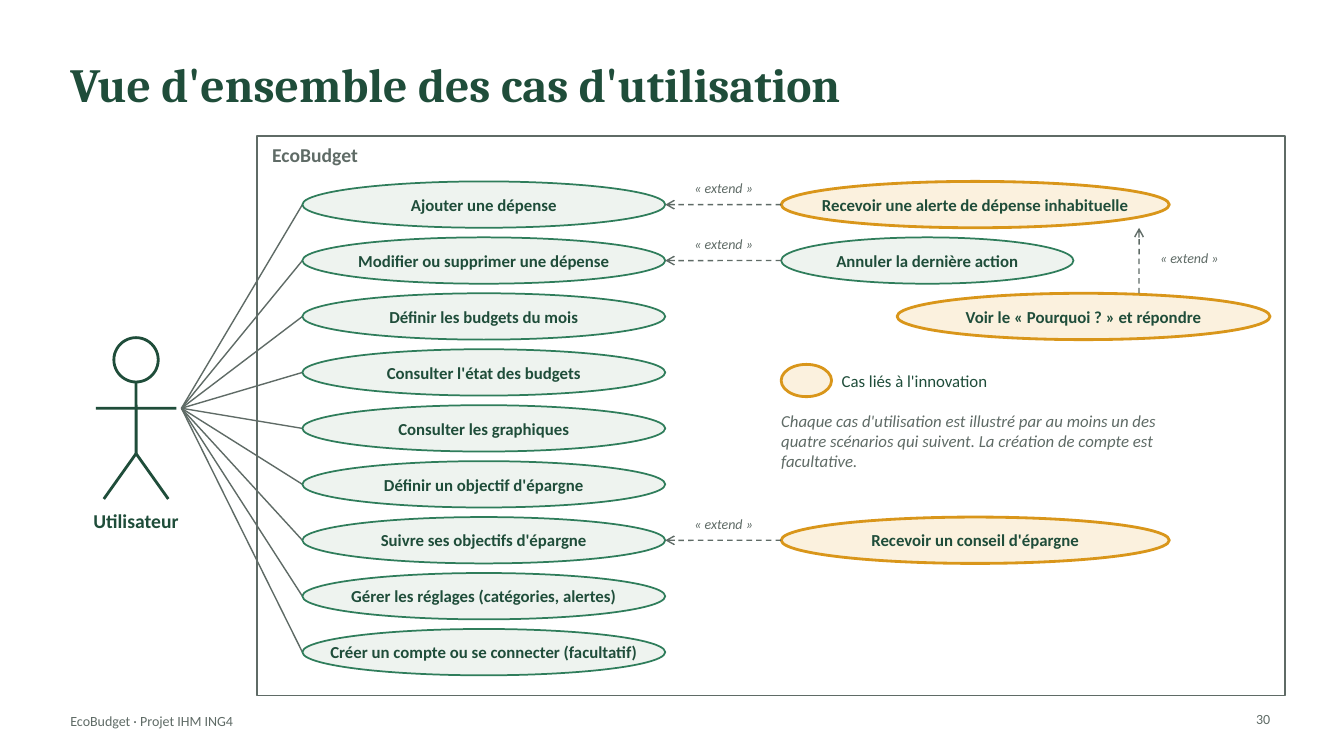
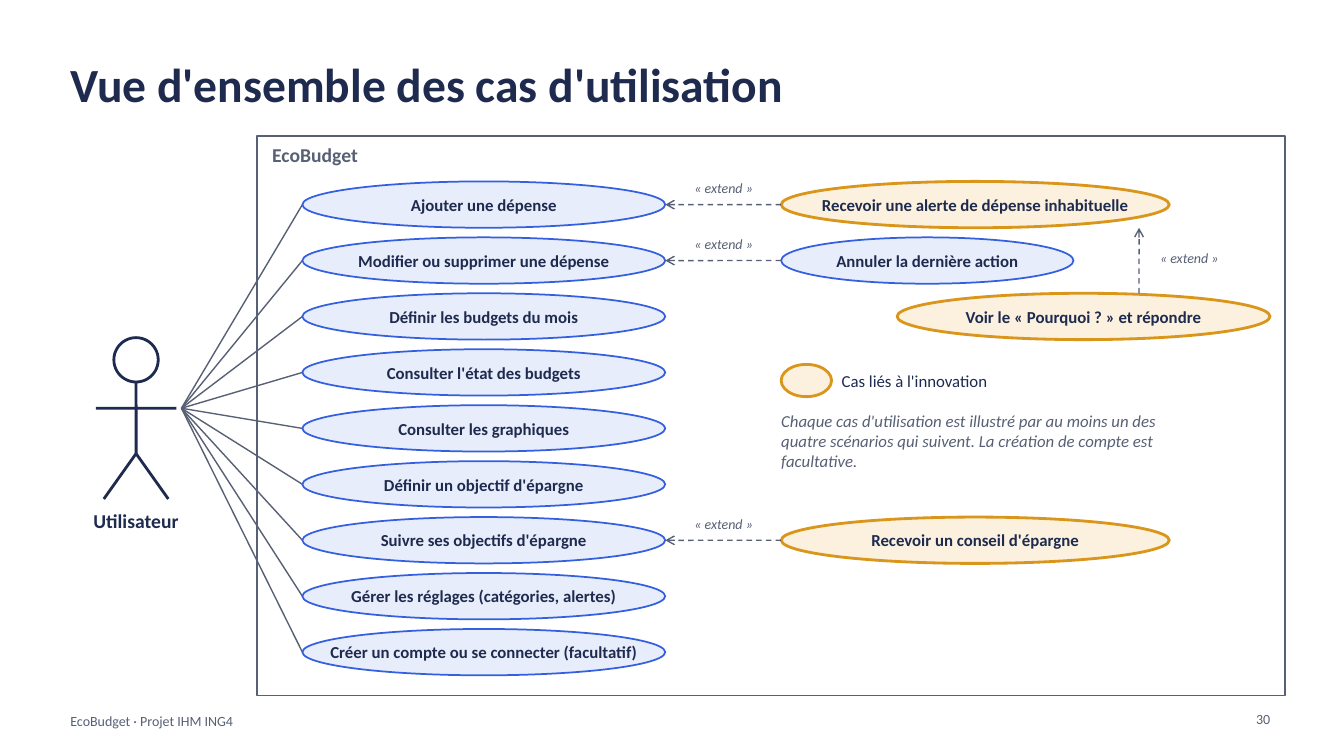
Before and after one commit to kaderouadahi/EcoBudget, a slide deck: slide 30 of livrables/EcoBudget.pptx. Drawn at 1344x756 pixels with LibreOffice and Linux fonts; fonts in the diff are those of the drawing. Boxes give left, top, right and bottom in pixels: in the first picture for what was removed or moved away, otherwise in the second. Text is boxed around its words. In the diff, an @@ line names an element or a change of style, - is before the commit and + after.

```diff
--- a/livrables/EcoBudget.pptx
+++ b/livrables/EcoBudget.pptx
@@ title "Vue d'ensemble des cas d'utilisation" at (70, 68, 783, 103): font Cambria to Calibri, text colour #1F4D3A to #1E2B4F @@
@@ rectangle at (257, 136, 1286, 696): outline #5F6B66 1.25 pt to #576074 1.25 pt @@
@@ text "EcoBudget" at (272, 148, 358, 166): text colour #5F6B66 to #576074 @@
@@ line (181, 408) - (302, 205): stroke #5F6B66 1 pt to #576074 1 pt @@
@@ arrow (781, 205) - (665, 205): stroke #5F6B66 1 pt dashed to #576074 1 pt dashed @@
@@ fill #EEF3EF to #E8EDFB; outline #2F7D5B 1.25 pt to #3460E0 1.25 pt in 10 elements at (302, 181, 665, 228), (302, 237, 665, 283), (302, 293, 665, 340), (302, 349, 665, 395), (302, 405, 665, 452), (302, 462, 665, 508), (302, 517, 665, 564), (302, 573, 665, 619), (302, 629, 665, 676), (781, 237, 1074, 283) @@
@@ line (181, 408) - (302, 260): stroke #5F6B66 1 pt to #576074 1 pt @@
@@ arrow (781, 260) - (665, 260): stroke #5F6B66 1 pt dashed to #576074 1 pt dashed @@
@@ line (181, 408) - (302, 317): stroke #5F6B66 1 pt to #576074 1 pt @@
@@ ellipse at (114, 338, 158, 382): outline #1F4D3A 2 pt to #1E2B4F 2 pt @@
@@ line (136, 382) - (136, 454): stroke #1F4D3A 2 pt to #1E2B4F 2 pt @@
@@ line (181, 408) - (302, 372): stroke #5F6B66 1 pt to #576074 1 pt @@
@@ text colour #1F4D3A to #1E2B4F in 15 elements at (93, 514, 178, 528), (411, 199, 556, 214), (358, 255, 609, 270), (389, 311, 577, 326), (387, 367, 581, 382), (398, 423, 569, 438), (384, 479, 583, 494), (381, 534, 587, 549), (351, 589, 616, 605), (330, 645, 637, 661), (822, 199, 1128, 214), (836, 255, 1018, 267), (966, 311, 1201, 326), (871, 534, 1079, 549), (842, 375, 987, 387) @@
@@ line (96, 408) - (176, 408): stroke #1F4D3A 2 pt to #1E2B4F 2 pt @@
@@ line (181, 408) - (302, 429): stroke #5F6B66 1 pt to #576074 1 pt @@
@@ line (181, 408) - (302, 484): stroke #5F6B66 1 pt to #576074 1 pt @@
@@ line (181, 408) - (302, 540): stroke #5F6B66 1 pt to #576074 1 pt @@
@@ line (181, 408) - (302, 597): stroke #5F6B66 1 pt to #576074 1 pt @@
@@ line (181, 408) - (302, 652): stroke #5F6B66 1 pt to #576074 1 pt @@
@@ line (136, 454) - (104, 499): stroke #1F4D3A 2 pt to #1E2B4F 2 pt @@
@@ line (136, 454) - (168, 499): stroke #1F4D3A 2 pt to #1E2B4F 2 pt @@
@@ arrow (781, 540) - (665, 540): stroke #5F6B66 1 pt dashed to #576074 1 pt dashed @@
```
Also in this commit, not shown: 40 other slides changed, 8 slides added, 27 other files.
